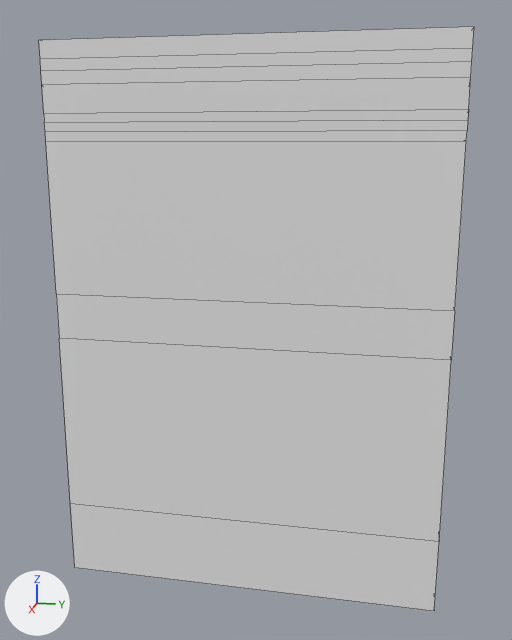
What one commit did to the FBX model Assets/3DModels/CyberpunkBar/MainRoom/TableWall/ParedTraseraMesa.fbx.
Rendered twice from a 50 mm lens placed at (11.47, 4.91, 2.94), pointed at (7.6, 4.14, 1.98). Every picture has the same lights, and +X, +Y and +Z are marked at lower left. Mesh edges are drawn as thin lines. Where no turn or scale is listed for an object, it has been applied to the vertices.
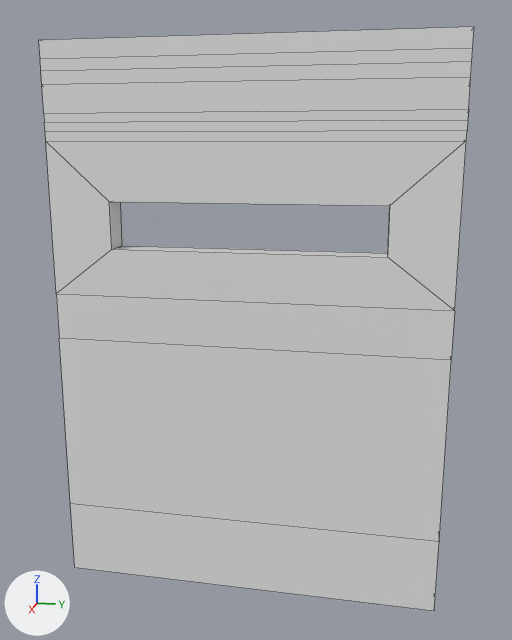
The change, as a diff of the scene's bpy script:
```diff
--- a/Assets/3DModels/CyberpunkBar/MainRoom/TableWall/ParedTraseraMesa.fbx.py
+++ b/Assets/3DModels/CyberpunkBar/MainRoom/TableWall/ParedTraseraMesa.fbx.py
@@ me_cube_002 @@
 me_cube_002.from_pydata(...)  # 96 vertices, 120 faces; spans x -0.09..1.0, y -1.0..1.0, z -1.0..1.83
 # used by ob_cube_002; location = (7.125, 4.184, 1.6)
 # verts and faces of me_cube_002; kept vertices keep their numbers, new ones are numbered from 96
 # before: 3 (1.0, -1.0, 0.6) at pixel (56, 293), 5 (1.0, 1.0, 0.6) at pixel (454, 310), 10 (1.0, -1.0, 1.37) at pixel (45, 141), 11 (1.0, 1.0, 1.37) at pixel (466, 140), 34 (0.86, -1.0, 0.6)
 # before: 35 (0.86, 1.0, 0.6), 51 (0.86, -1.0, 1.35), 54 (0.86, 1.0, 1.35)
+# me_cube_002 part 1
+delete_faces([(3, 5, 11, 10), (34, 51, 54, 35)])
+verts[96] = (0.86, -0.68, 0.84)  # pixel (122, 245)
+verts[97] = (0.86, 0.68, 0.84)  # pixel (388, 253)
+verts[98] = (0.86, -0.68, 1.07)
+verts[99] = (0.86, 0.68, 1.07)
+for new, old in zip([*range(100, 104)], [*range(96, 100)]): verts[new] = verts[old] + (0.14, 0.0, 0.0)
+faces += [(35, 97, 99, 54), (5, 11, 103, 101), (10, 102, 103, 11), (3, 5, 101, 100), (3, 100, 102, 10), (98, 99, 103, 102)]
+faces += [(97, 101, 103, 99), (96, 98, 102, 100), (96, 100, 101, 97), (51, 54, 99, 98), (34, 51, 98, 96), (34, 96, 97, 35)]
```

Where the change shows, as pixel boxes (x1, y1, x2, y2) in the pictures (512 x 640 px):
part 1 of me_cube_002, built on: (46, 141, 466, 311) in both
